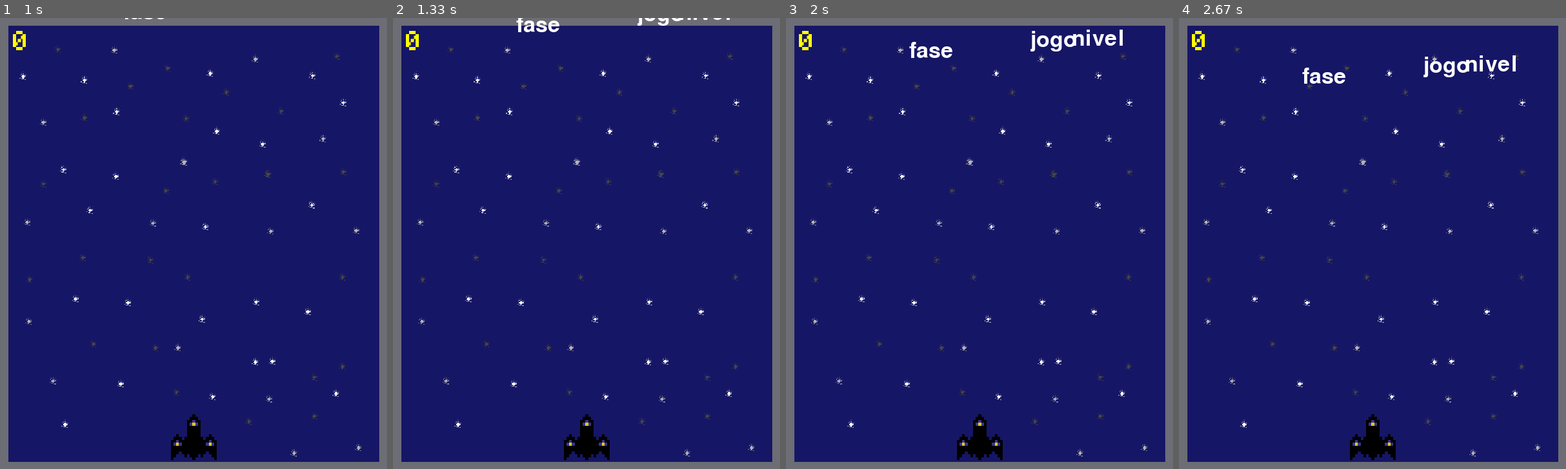
Above: before the commit, frames 1-4 (left to right).
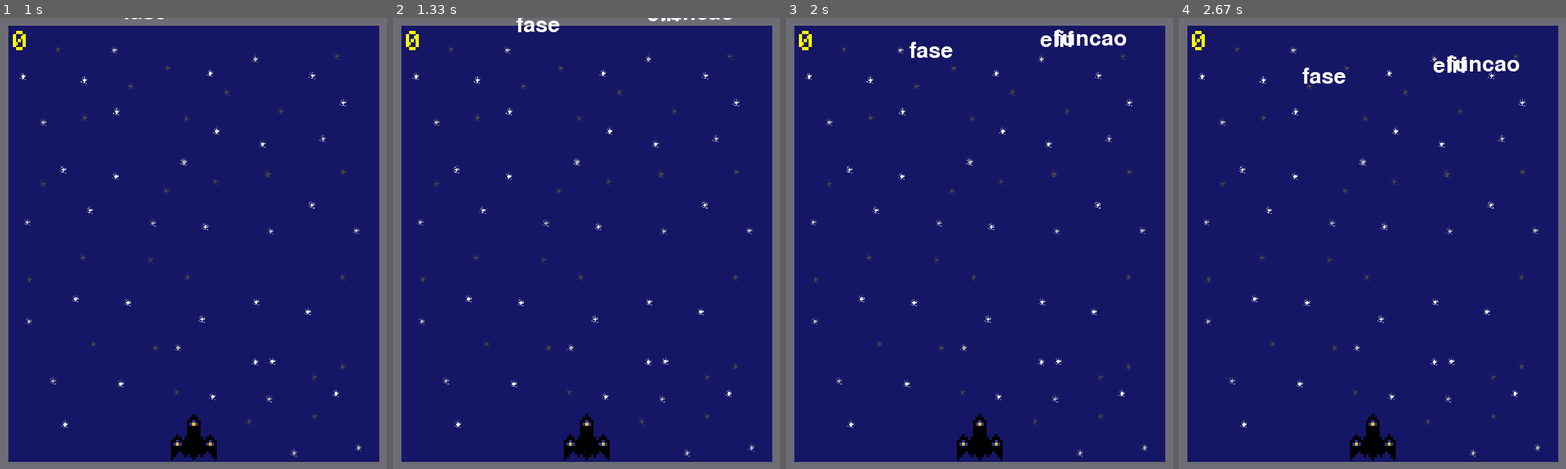
Above: after the commit, the same moments.

Repository: shoji04/pytype
Game: pygame game, started from pytype.py
The game is run twice, just before and just after one commit, with the same random seed, the same clock (stepped at 60 frames per second) and the same inputs.
Inputs:
- Up to frame 1 (1 s): type "ann" at 0.33 s; tap Enter at 0.67 s
- Up to frame 2 (1.33 s): no input
- Up to frame 3 (2 s): no input
- Up to frame 4 (2.67 s): no input

Frame 1 is identical in both runs. In frame 2, 0.1% of the frame differs, in the area x 63-88%, y 0-2%; in frame 3, 0.6%, in the area x 63-88%, y 2-8%; in frame 4, 0.6%.

Commit message:
adicionei palavras novas nas listas e fiz uma nova função no jogo que quando chega a 1000 pontos, as palavras demoram mais pra cair e a nave fica em uma animação, variando entre as 3 imagens do idle por 10 segundos

Diff:
--- a/pytype.py
+++ b/pytype.py
@@ -1,6 +1,7 @@
 import pygame
 import random
 import sys
+import time
 
 # Inicializar o Pygame
 pygame.init()
@@ -18,6 +19,12 @@
 # Carregando imagens
 ship_img = pygame.image.load('assets/nave.png').convert_alpha()
 ship_img = pygame.transform.scale(ship_img, (80, 80))
+special_ship_imgs = [
+    pygame.image.load('assets/idle/nave_exp1.png').convert_alpha(),
+    pygame.image.load('assets/idle/nave_exp2.png').convert_alpha(),
+    pygame.image.load('assets/idle/nave_exp3.png').convert_alpha()
+]
+special_ship_imgs = [pygame.transform.scale(img, (80, 80)) for img in special_ship_imgs]  # Garantir o redimensionamento correto das imagens especiais
 shot_img = pygame.image.load('assets/tiro.png').convert_alpha()
 shot_img = pygame.transform.scale(shot_img, (50, 50))
 gameover_img = pygame.image.load('assets/gameover.png').convert_alpha()
@@ -42,13 +49,13 @@
     "variavel", "lista", "funcao", "if", "else", "while", "loop",
     "string", "input", "output", "jogo", "jogador", "nivel",
     "pontos", "tempo", "tela", "cenario", "menu", "botao",
-    "score", "vida", "fase", "restart", "move"
+    "score", "vida", "fase", "restart", "move", "elif", "for", "terminal"
 ]
 
 lista_medio = [
     "recursao", "dicionario", "classe", "metodo", "biblioteca",
     "excecao", "iterador", "indexacao", "argumento", "condicional",
-    "evento", "sprite", "colisao", "inimigo", "pontuacao"
+    "evento", "sprite", "colisao", "inimigo", "pontuacao", "import", "debug", "problemas", "documento"
 ]
 
 lista_dificil = [
@@ -61,13 +68,36 @@
 pontuacao = 0
 word_speed = 1  # Inicializa a velocidade da palavra
 
+poder_especial_ativo = False
+tempo_poder_especial = 10  # Duração do poder especial em segundos
+tempo_inicio_poder_especial = 0
+
 class Ship(pygame.sprite.Sprite):
-    def __init__(self, img):
+    def __init__(self, img, special_imgs):
         super().__init__()
-        self.image = img
+        self.original_image = pygame.transform.scale(img, (80, 80))
+        self.special_images = [pygame.transform.scale(img, (80, 80)) for img in special_imgs]
+        self.image = self.original_image
         self.rect = self.image.get_rect()
         self.rect.centerx = WIDTH / 2
         self.rect.bottom = HEIGHT - 10
+        self.animation_index = 0
+        self.animation_timer = 0
+        self.animation_speed = 0.2  # Controla a velocidade da animação
+
+    def update(self):
+        global poder_especial_ativo
+
+        if poder_especial_ativo:
+            self.animation_timer += self.animation_speed
+            if self.animation_timer >= 1:
+                self.animation_index = (self.animation_index + 1) % len(self.special_images)
+                self.image = self.special_images[self.animation_index]
+                self.animation_timer = 0
+        else:
+            self.image = self.original_image
+        # Manter o centro da nave durante a animação
+        self.rect = self.image.get_rect(center=self.rect.center)
 
 class Palavra(pygame.sprite.Sprite):
     def __init__(self, palavra, speed):
@@ -82,7 +112,13 @@
         self.highlighted = False
 
     def update(self):
-        self.rect.y += self.speedy
+        global word_speed, poder_especial_ativo
+
+        if poder_especial_ativo:
+            self.rect.y += self.speedy * 0.5  # Reduz a velocidade pela metade durante o poder especial
+        else:
+            self.rect.y += self.speedy
+
         if self.rect.top > HEIGHT:
             self.kill()
 
@@ -111,7 +147,7 @@
 
 def create_sprites():
     global all_sprites, player, palavras_sprites, shots, pontuacao, word_speed
-    player = Ship(ship_img)
+    player = Ship(ship_img, special_ship_imgs)
     all_sprites = pygame.sprite.Group()
     all_sprites.add(player)
 
@@ -162,6 +198,12 @@
                 waiting = False
     show_start_screen()
 
+def aplicar_poder_especial():
+    global poder_especial_ativo, tempo_inicio_poder_especial
+    if pontuacao >= 1000 and (pontuacao // 1000) * 1000 == pontuacao:
+        poder_especial_ativo = True
+        tempo_inicio_poder_especial = time.time()
+
 show_start_screen()
 
 game = True
@@ -214,8 +256,7 @@
                 all_sprites.add(p)
                 palavras_sprites.add(p)
 
-            if pontuacao % 1000 == 0:
-                word_speed += 1
+            aplicar_poder_especial()
 
             shot = Shot(shot_img, player.rect, palavra_sprite)
             all_sprites.add(shot)
@@ -230,6 +271,13 @@
             input_text = ''
             break
 
+    # Reverte as mudanças após o tempo do poder especial
+    if poder_especial_ativo and time.time() - tempo_inicio_poder_especial >= tempo_poder_especial:
+        poder_especial_ativo = False
+        for palavra in palavras_sprites:
+            palavra.speedy = word_speed
+        print("Poder especial finalizado. Velocidade das palavras restaurada.")
+
     window.blit(background, (0, 0))
     all_sprites.draw(window)
 
